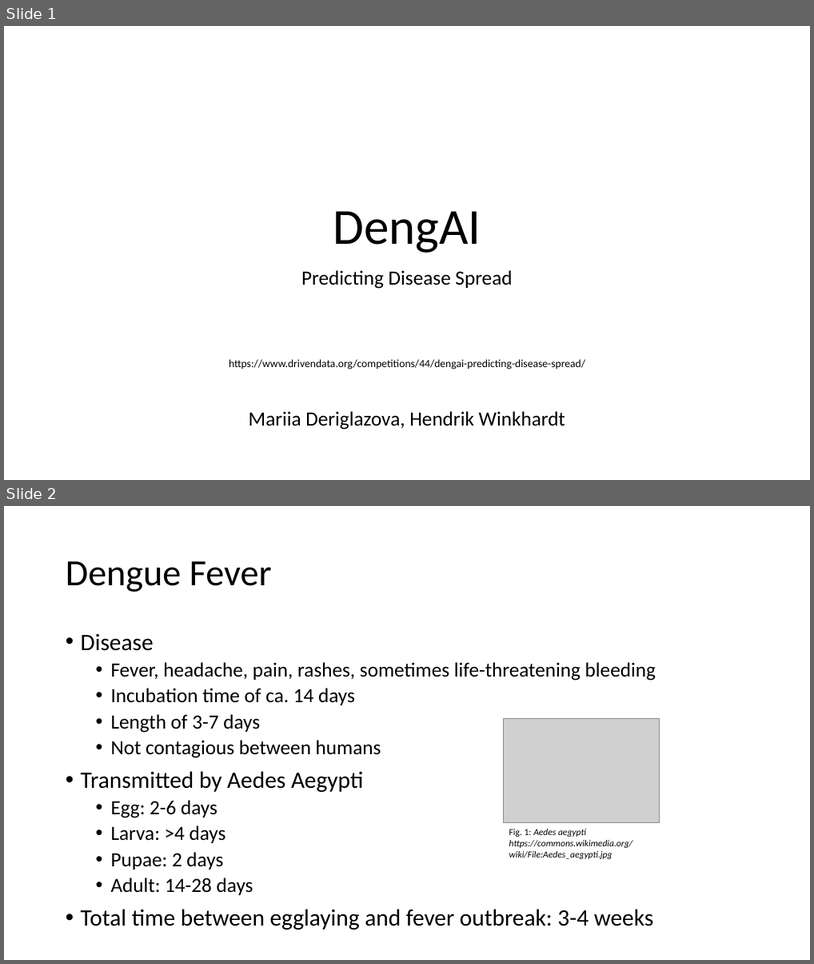
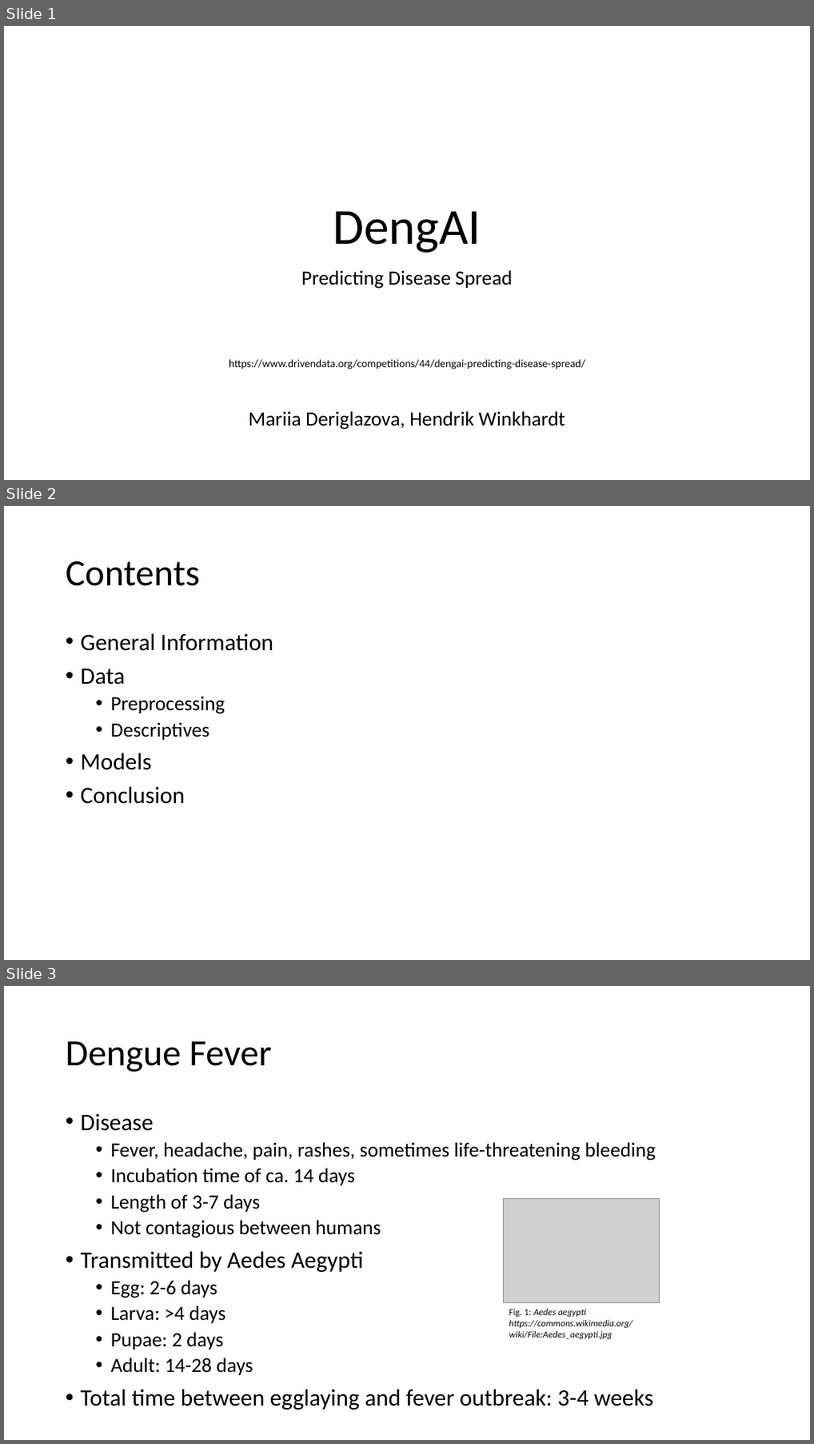
Before and after one commit to mariiader/adc_project, a slide deck: DengAI_PP_3.pptx. Shown one above the other, each under a label of ours: slides 1 and 2 before the commit, slides 1, 2 and 3 after it. The pictures are 814x964 and 814x1444 pixels, drawn with LibreOffice and Linux fonts; fonts in the diff are those of the drawing; grey boxes stand for pictures. Boxes give left, top, right and bottom in pixels: in the first picture for what was removed or moved away, otherwise in the second. Text is boxed around its words. In the diff, an @@ line names an element or a change of style, - is before the commit and + after.

```diff
--- a/DengAI_PP_3.pptx
+++ b/DengAI_PP_3.pptx
@@ slide 2 added at bbox=[4, 506, 810, 960], background #FFFFFF @@
@@ title added at bbox=[66, 561, 200, 586], 44 pt, text #000000 @@
+Contents
@@ text added at bbox=[81, 633, 274, 804], 28 pt, text #000000 @@
+• General Information
+• Data
+  • Preprocessing
+  • Descriptives
+• Models
+• Conclusion
@@ what was slide 2 is now slide 3 @@
```
Also in this commit, not shown: 5 slides changed, 1 other slide added, 1 other file.
